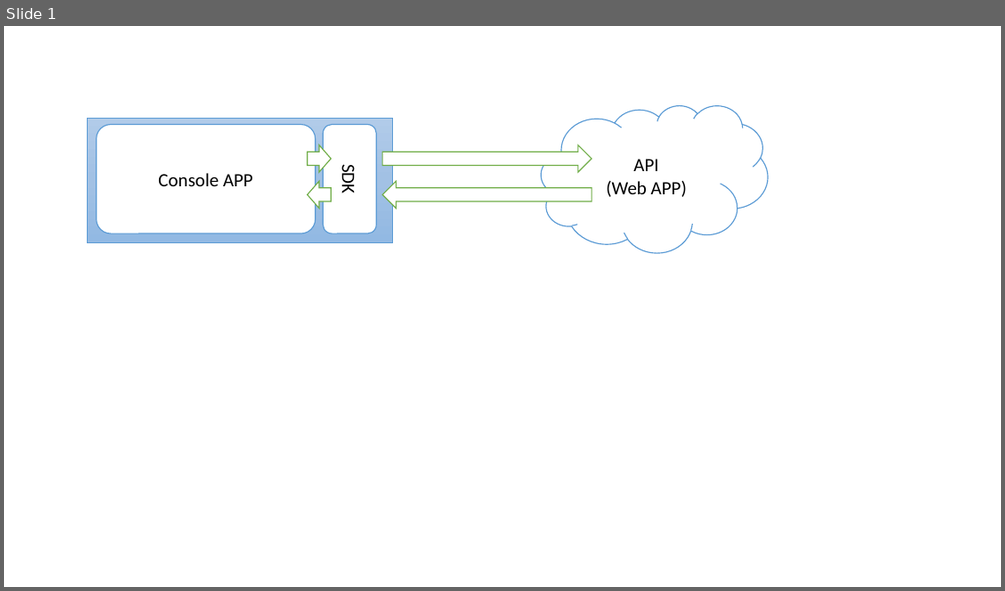
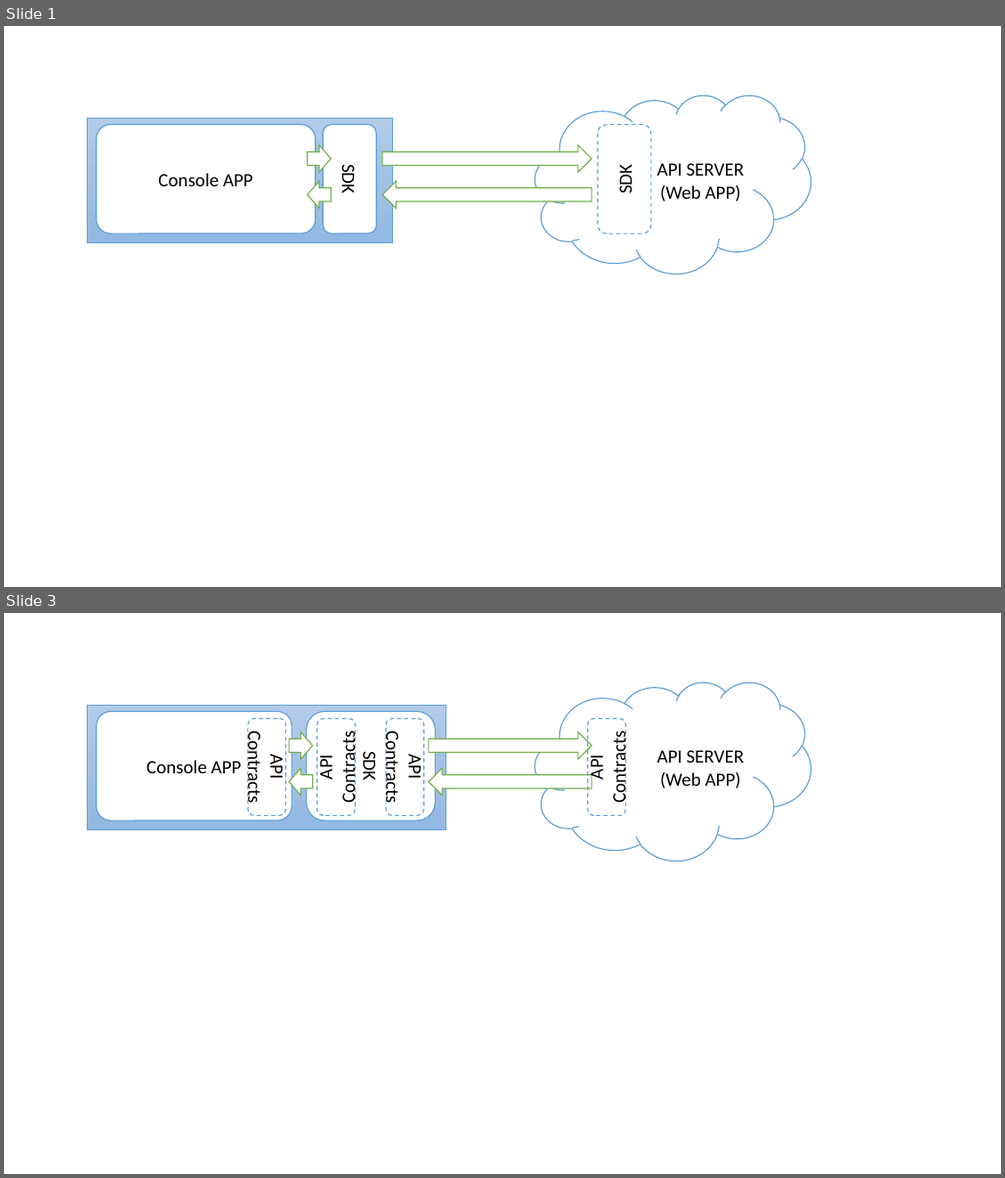
Before and after one commit to andrew0928/SDKDemo, a slide deck: diagram.pptx. Shown one above the other, each under a label of ours: slide 1 before the commit, slides 1 and 3 after it; the slides between them are not shown. The pictures are 1005x591 and 1005x1178 pixels, drawn with LibreOffice and Linux fonts; fonts in the diff are those of the drawing. Boxes give left, top, right and bottom in pixels: in the first picture for what was removed or moved away, otherwise in the second. Text is boxed around its words. In the diff, an @@ line names an element or a change of style, - is before the commit and + after.

```diff
--- a/diagram.pptx
+++ b/diagram.pptx
@@ slide 3 added at bbox=[4, 613, 1001, 1174], background #FFFFFF @@
@@ cloud added at bbox=[535, 682, 811, 860], fill #FFFFFF, outline #5B9BD5 1 pt, 18 pt, text #000000 @@
+API SERVER
+(Web APP)
@@ rectangle added at bbox=[88, 705, 446, 830], fill gradient #B1CBE9 to #A3C1E5 to #93B9E4, outline #5B9BD5 0.5 pt @@
@@ rounded rectangle added at bbox=[96, 712, 291, 821], fill #FFFFFF, outline #5B9BD5 1 pt, 18 pt, text #000000 @@
+Console APP
@@ rounded rectangle added at bbox=[248, 718, 286, 815], outline #5B9BD5 1 pt dashed, 18 pt, text #000000 @@
+API Contracts
@@ rounded rectangle added at bbox=[307, 711, 436, 820], fill #FFFFFF, outline #5B9BD5 1 pt, 18 pt, text #000000 @@
+SDK
@@ rounded rectangle added at bbox=[317, 718, 355, 815], outline #5B9BD5 1 pt dashed, 18 pt, text #000000 @@
+API Contracts
@@ rounded rectangle added at bbox=[386, 718, 424, 815], outline #5B9BD5 1 pt dashed, 18 pt, text #000000 @@
+API Contracts
@@ rounded rectangle added at bbox=[588, 718, 626, 815], outline #5B9BD5 1 pt dashed, 18 pt, text #000000 @@
+API Contracts
@@ right arrow added at bbox=[289, 732, 313, 759], fill #FFFFFF, outline #70AD47 1 pt @@
@@ right arrow added at bbox=[429, 732, 591, 759], fill #FFFFFF, outline #70AD47 1 pt @@
@@ right arrow added at bbox=[289, 768, 313, 795], fill #FFFFFF, outline #70AD47 1 pt @@
@@ right arrow added at bbox=[429, 768, 591, 795], fill #FFFFFF, outline #70AD47 1 pt @@
@@ slide 1 changed as well @@
@@ cloud "API SERVER": place and size @@
-cloud "API SERVER" at bbox=[541, 105, 768, 253]
+cloud "API SERVER" at bbox=[535, 95, 811, 273]
@@ rounded rectangle added at bbox=[599, 124, 651, 233], outline #5B9BD5 1 pt dashed, 18 pt, text #000000 @@
+SDK
@@ text in cloud at bbox=[657, 163, 744, 176]: text changed @@
-API
+API SERVER
```
Also in this commit, not shown: 1 other slide added, 12 other files.
